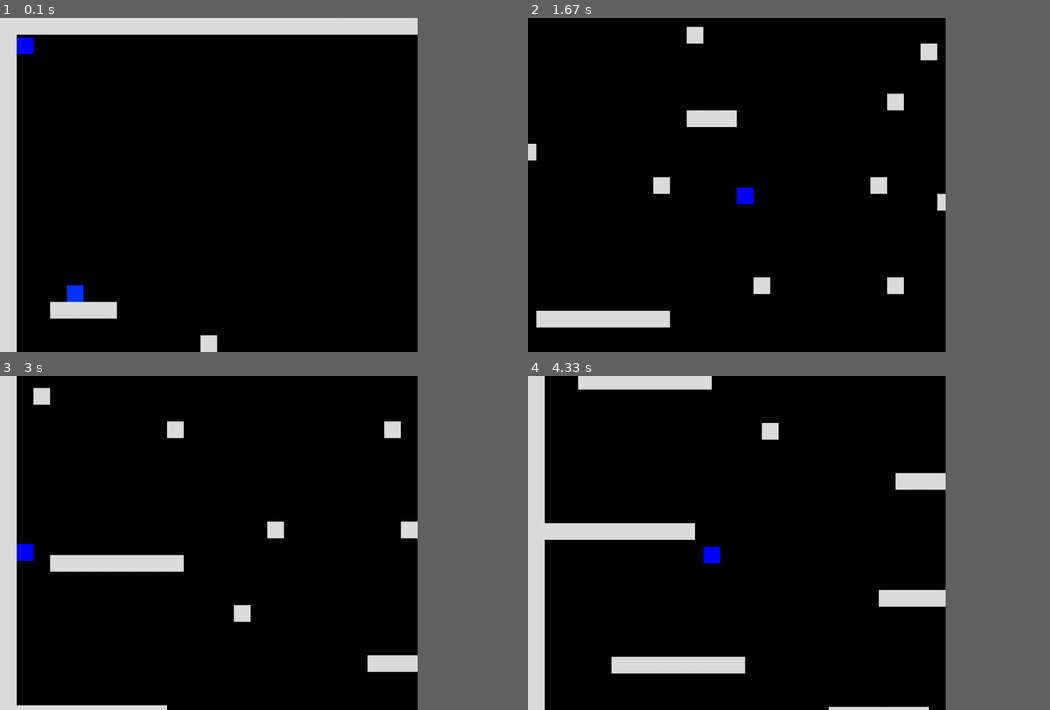
Above: before the commit, frames 1-4 (two rows, left to right).
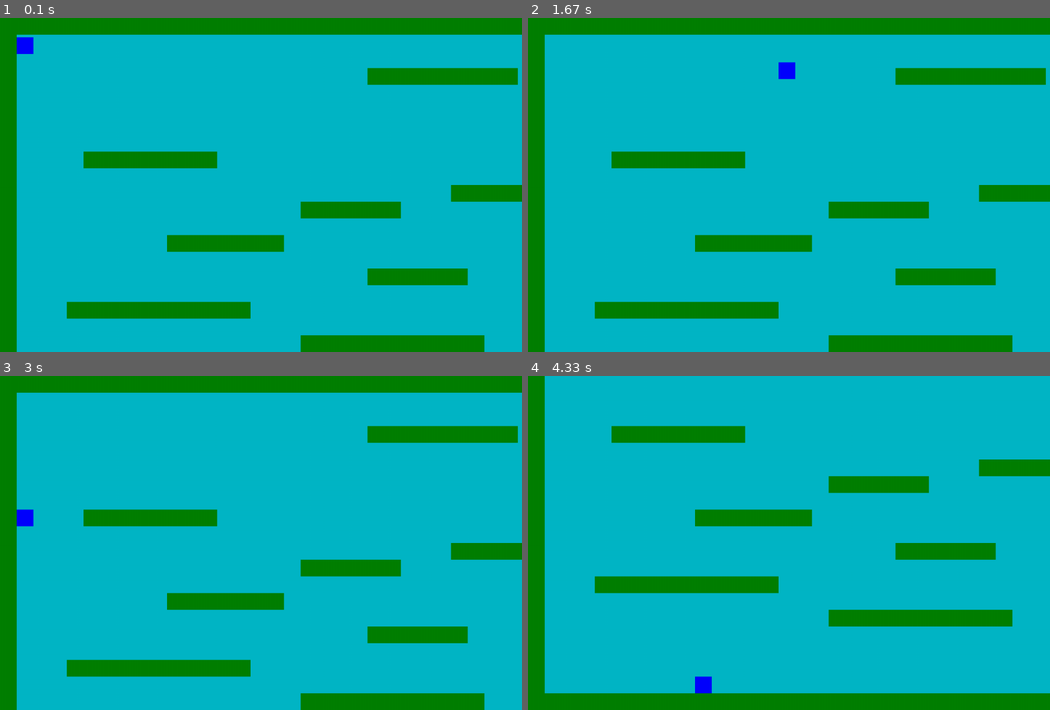
Above: after the commit, the same moments.

Repository: AquaticBlaze/codecraftlab-python
Game: pygame game, started from Pygame2.py
Same seed, same stepped clock (60 frames per second), same inputs: the game is played once before the commit and once after it. The source is Python 2; it was converted automatically to run under Python 3.
Inputs:
- Up to frame 1 (0.1 s): no input
- Up to frame 2 (1.67 s): hold Right 0.33-0.8 s; hold Up 0.83-1.13 s; hold Right 1.17-1.63 s
- Up to frame 3 (3 s): hold Left 1.67-2.2 s; hold Down 2.23-2.53 s; hold Left 2.57-2.97 s
- Up to frame 4 (4.33 s): hold Right 3.4-4.03 s
In our replay, the window is 720x576 before the commit and 900x576 after it. These sizes can differ from the game's own. Grey fills any space a smaller window leaves; there, only what the larger window draws over its background counts as a difference.

The runs differ from the first frame. In frame 1, 84% of the frame differs, in the area x 0-100%, y 0-100%; in frame 2, 84%; in frame 3, 84%; in frame 4, 83%.

Commit message:
Add files via upload

Diff:
--- a/Pygame2.py
+++ b/Pygame2.py
@@ -1,7 +1,7 @@
 import pygame
 from pygame import *
 
-WIN_WIDTH = 800
+WIN_WIDTH = 1000
 WIN_HEIGHT = 640
 HALF_WIDTH = int(WIN_WIDTH / 2)
 HALF_HEIGHT = int(WIN_HEIGHT / 2)
@@ -15,90 +15,46 @@
     global cameraX, cameraY
     pygame.init()
     screen = pygame.display.set_mode(DISPLAY, FLAGS, DEPTH)
-    pygame.display.set_caption("Use arrows to move!")
+    pygame.display.set_caption("Platformer")
     timer = pygame.time.Clock()
 
     up = down = left = right = running = False
     bg = Surface((32,32))
     bg.convert()
-    bg.fill(Color("#000000"))
+    bg.fill(Color(0, 183, 198))
     entities = pygame.sprite.Group()
     player = Player(32, 32)
     platforms = []
+    run = True
 
     x = y = 0
     level = [
-        "PPPPPPPPPPPPPPPPPPPPPPPPPPPPPPPPPPPPPPPPPPPP",
-        "P                                          P",
-        "P                                          P",
-        "P                                          P",
-        "P                                          P",
-        "P                                          P",
-        "P                                          P",
-        "P                                          P",
-        "P                                          P",
-        "P                                          P",
-        "P                                          P",
-        "P                                          P",
-        "P                                          P",
-        "P                                          P",
-        "P                                          P",
-        "P                                          P",
-        "P   E                                      P",
-        "P  PPPP                                    P",
-        "P                                          P",
-        "P           P                              P",
-        "P                         P                P",
-        "P                                          P",
-        "P                                  PPP     P",
-        "P                       P                  P",
-        "P           PPP                            P",
-        "P                                          P",
-        "P P                                        P",
-        "P                                          P",
-        "P         P            P                   P",
-        "P                          P               P",
-        "P                                          P",
-        "P                                    P     P",
-        "P                                 P        P",
-        "P                            P             P",
-        "P               P       P                  P",
-        "P                                          P",
-        "P  PPPPPPPP                                P",
-        "P                                          P",
-        "P                                          P",
-        "P             P                            P",
-        "P                                          P",
-        "P                                          P",
-        "P                     PPPPPPPPP            P",
-        "P                                          P",
-        "P                                          P",
-        "PPPPPPPPPP                                 P",
-        "P                                          P",
-        "P                                          P",
-        "P                                          P",
-        "P                    PPPPPPPPPPP           P",
-        "P                                          P",
-        "P                                          P",
-        "P                                          P",
-        "P    PPPPPPPP                              P",
-        "P                                          P",
-        "P                          PPPPPPP         P",
-        "P                 PPPPPP                   P",
-        "P                                          P",
-        "P         PPPPPPP                          P",
-        "P                                          P",
-        "P                     PPPPPP               P",
-        "P                                          P",
-        "P   PPPPPPPPPPP                            P",
-        "P                                          P",
-        "P                 PPPPPPPPPPP              P",
-        "P                                          P",
-        "P                                          P",
-        "P                                          P",
-        "P                                          P",
-        "PPPPPPPPPPPPPPPPPPPPPPPPPPPPPPPPPPPPPPPPPPPP",]
-    # build the level
+        "PPPPPPPPPPPPPPPPPPPPPPPPPPPPPPPPPPPPPPPPPPPPPPPPPPPPPPPPPPPPPPPPPPPPPPPPPPPPPPPPPPPPPPPPPPPPPPPPPPPPPPPPPPPPPPPPPPPPPPPPPPPPPPPPPPPPPPPPPPPPPPPPPPPPPPPPPPPPPPPP",
+        "P                                                                                                                                                              P",
+        "P                                                                                                                                                              P",
+        "P                     PPPPPPPPP                                                                                                                                P",
+        "P                                    PPP                                                                                                                       P",
+        "P                                    PPP                                                                                                                       P",
+        "P                                    PPP                                                                                                                       P",
+        "P                                    PPP     PPPP                                                                              `                               P",
+        "P    PPPPPPPP                        PPP                                                                                                                       P",
+        "P                                    PPP                                                                                                                       P",
+        "P                          PPPPPPP   PPP                                                                                                                       P",
+        "P                 PPPPPP             PPP                                                                                                                       P",
+        "P                                    PPP                                                                                                                       P",
+        "P         PPPPPPP                    PPP                      PPPP                                                                                             P",
+        "P                                    PPP                                                                                                                       P",
+        "P                     PPPPPP         PPP                            PPPPPPPPPP            PPPPPPPPPP                                                           P",
+        "P                                    PPP                            PPPPPPPPPP            PPPPPPPPPP                   P                         P               P",
+        "P   PPPPPPPPPPP                      PPP                            PPPPPPPPPP            PPPPPPPPPP                   PLLLLLLLLP   PLLLLLLLLLPPPP                                        P",
+        "P                                    PPP                            PPPPPPPPPPLLLLLLLLLLLLPPPPPPPPPP                   PLLLLLLLLP   PLLLLLLLLLLLLP                                        P",
+        "P                 PPPPPPPPPPP        PPP                            PPPPPPPPPPLLLLLLLLLLLLPPPPPPPPPP       PPPP        PLLLLLLLLP   PLLLLLLLLLLLLP                                        P",
+        "P                                    PPP                            PPPPPPPPPPLLLLLLLLLLLLPPPPPPPPPP                   PLLLLLLLLPPPPPLLLLLLLLLLLLP                                        P",
+        "P                                    PPP                            PPPPPPPPPPLLLLLLLLLLLLPPPPPPPPPP                   PLLLLLLLLLLLLLLLLLLLLLLLLLP                                        P",
+        "P                                    PPP                            PPPPPPPPPPLLLLLLLLLLLLPPPPPPPPPP                   PLLLLLLLLLLLLLLLLLLLLLLLLLP                                        P",
+        "P                                    PPP                            PPPPPPPPPPLLLLLLLLLLLLPPPPPPPPPP                   PLLLLLLLLLLLLLLLLLLLLLLLLLP                                        P",
+        "PPPPPPPPPPPPPPPPPPPPPPPPPPPPPPPPPPPPPPPPLLLLLLLLLLLLLLLLLLLLLLLLLLPPPPPPPPPPPPLLLLLLLLLLLLPPPPPPPPPPLLLLLLLLLLLLLLLLLLLPPPPPPPPPPPPPPPPPPPPPPPPPPPPPPPPPPPPPPPPP"]
+
     for row in level:
         for col in row:
             if col == "P":
@@ -109,22 +65,27 @@
                 e = ExitBlock(x, y)
                 platforms.append(e)
                 entities.add(e)
+            if col == "L":
+                l = Lava(x, y)
+                platforms.append(l)
+                entities.add(l)
             x += 32
         y += 32
         x = 0
 
-    total_level_width  = len(level[0])*32
+    total_level_width  = len(level[0])*100
     total_level_height = len(level)*32
     camera = Camera(complex_camera, total_level_width, total_level_height)
     entities.add(player)
 
-    while 1:
+    while run:
         timer.tick(60)
 
         for e in pygame.event.get():
-            if e.type == QUIT: raise SystemExit, "QUIT"
+            if e.type == QUIT:
+                run = False
             if e.type == KEYDOWN and e.key == K_ESCAPE:
-                raise SystemExit, "ESCAPE"
+                run = False
             if e.type == KEYDOWN and e.key == K_UP:
                 up = True
             if e.type == KEYDOWN and e.key == K_DOWN:
@@ -145,20 +106,21 @@
             if e.type == KEYUP and e.key == K_LEFT:
                 left = False
 
-        # draw background
+
+
         for y in range(32):
             for x in range(32):
                 screen.blit(bg, (x * 32, y * 32))
 
         camera.update(player)
 
-        # update player, draw everything else
         player.update(up, down, left, right, running, platforms)
         for e in entities:
             screen.blit(e.image, camera.apply(e))
 
         pygame.display.update()
 
+    pygame.quit()
 class Camera(object):
     def __init__(self, camera_func, width, height):
         self.camera_func = camera_func
@@ -180,10 +142,10 @@
     _, _, w, h = camera
     l, t, _, _ = -l+HALF_WIDTH, -t+HALF_HEIGHT, w, h
 
-    l = min(0, l)                           # stop scrolling at the left edge
-    l = max(-(camera.width-WIN_WIDTH), l)   # stop scrolling at the right edge
-    t = max(-(camera.height-WIN_HEIGHT), t) # stop scrolling at the bottom
-    t = min(0, t)                           # stop scrolling at the top
+    l = min(0, l)
+    l = max(-(camera.width-WIN_WIDTH), l)
+    t = max(-(camera.height-WIN_HEIGHT), t)
+    t = min(0, t)
     return Rect(l, t, w, h)
 
 class Entity(pygame.sprite.Sprite):
@@ -202,8 +164,9 @@
         self.rect = Rect(x, y, 32, 32)
 
     def update(self, up, down, left, right, running, platforms):
+
         if up:
-            # only jump if on the ground
+
             if self.onGround: self.yvel -= 10
         if down:
             pass
@@ -214,21 +177,21 @@
         if right:
             self.xvel = 8
         if not self.onGround:
-            # only accelerate with gravity if in the air
+
             self.yvel += 0.3
-            # max falling speed
+
             if self.yvel > 100: self.yvel = 100
         if not(left or right):
             self.xvel = 0
-        # increment in x direction
+
         self.rect.left += self.xvel
-        # do x-axis collisions
+
         self.collide(self.xvel, 0, platforms)
-        # increment in y direction
+
         self.rect.top += self.yvel
-        # assuming we're in the air
+
         self.onGround = False;
-        # do y-axis collisions
+
         self.collide(0, self.yvel, platforms)
 
     def collide(self, xvel, yvel, platforms):
@@ -236,12 +199,13 @@
             if pygame.sprite.collide_rect(self, p):
                 if isinstance(p, ExitBlock):
                     pygame.event.post(pygame.event.Event(QUIT))
+                if isinstance(p, Lava):
+                    self.kill()
+                    pygame.event.post(pygame.event.Event(QUIT))
                 if xvel > 0:
                     self.rect.right = p.rect.left
-                    print "collide right"
                 if xvel < 0:
                     self.rect.left = p.rect.right
-                    print "collide left"
                 if yvel > 0:
                     self.rect.bottom = p.rect.top
                     self.onGround = True
@@ -255,7 +219,7 @@
         Entity.__init__(self)
         self.image = Surface((32, 32))
         self.image.convert()
-        self.image.fill(Color("#DDDDDD"))
+        self.image.fill(Color(0, 128, 0))
         self.rect = Rect(x, y, 32, 32)
 
     def update(self):
@@ -264,7 +228,17 @@
 class ExitBlock(Platform):
     def __init__(self, x, y):
         Platform.__init__(self, x, y)
-        self.image.fill(Color("#0033FF"))
+        self.image.fill(Color(255, 255, 0))
+
+class Lava(Entity):
+    def __init__(self, x, y):
+        Entity.__init__(self)
+        self.image = Surface((32, 32))
+        self.image.convert()
+        self.image.fill(Color(128, 0, 0))
+        self.rect = Rect(x, y, 32, 32)
+
+
 
 if __name__ == "__main__":
     main()
